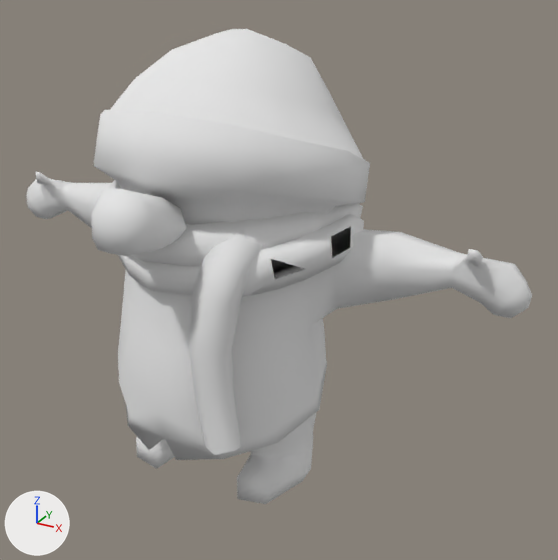
One commit to the Blender file blender/Larry.blend: the scene before it, then after it.
The view is the same before and after, from a 50 mm camera at (5.74, -9.21, 7.58) aimed at (0.79, -0.22, 3.08). Every picture has the same lights, and +X, +Y and +Z are marked at lower left. Both versions are drawn at the pose saved in each file; the numbers are the values there.

The first picture shows 'BezierCurve', 'Larry'.
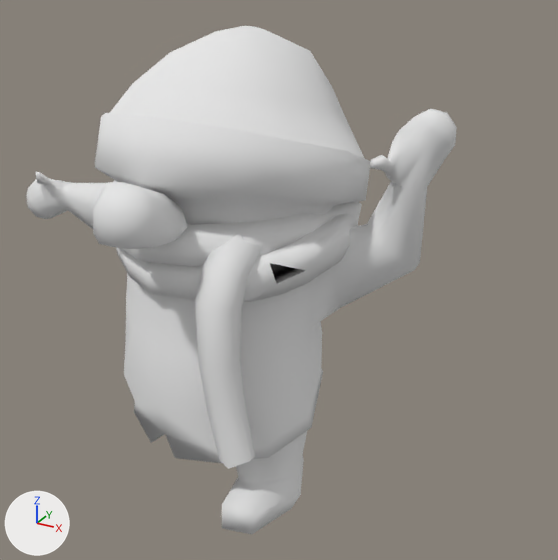
Pixel boxes [x1, y1, x2, y2] of what changed, in the pictures (558 x 560 px; the box of a moved part takes in the faces that stretch with it):
'Larry', reshaped (15% narrower, 7% taller): before [26, 29, 532, 504]; after [26, 26, 457, 534]
'BezierCurve', reshaped: before [108, 180, 364, 455]; after [113, 180, 362, 469]
part 2 of me_larry, moved or reshaped: before [91, 188, 186, 256]; after [93, 182, 188, 249]
part 3 of me_larry, moved or reshaped: before [94, 29, 532, 504]; after [95, 26, 457, 534]

Edits to the bpy script that builds the scene:
```text
Change me_mesh:
    used by ob_beziercurve; location = (1.22, -3.71, 3.21); rotation_euler = (0.0147, -0.00949, 0.0175), in degrees (0.8, -0.5, 1)
    remove me_mesh.from_pydata(...)  # 308 vertices, 300 faces; spans x -3.13..0.8, y 1.36..5.17, z -1.82..1.2
    add me_mesh.from_pydata(...)  # 308 vertices, 300 faces; spans x -3.13..0.75, y 1.17..5.16, z -1.81..1.18
    me_mesh part 1: 237 of 308 vertices moved; they spanned x -3.1..0.8, y 1.36..5.14, z -1.82..1.2 and now span x -3.1..0.75, y 1.17..5.15, z -1.81..1.18; mean shift (0.02, -0.01, -0.02); largest move (-0.45, 1.51, -1.82) -> (-0.1, 1.31, -1.81)
Change me_larry:
    used by ob_larry; location = (0.0, 0.0, 0.0)
    remove me_larry.from_pydata(...)  # 425 vertices, 422 faces; spans x -4.28..4.28, y -2.86..1.71, z -0.03..6.5
    add me_larry.from_pydata(...)  # 425 vertices, 422 faces; spans x -4.28..3.06, y -2.84..1.72, z 0.06..6.51
    me_larry part 2: the loose piece of 42 vertices spanning x -0.45..0.45, y -2.86..-1.71, z 4.07..4.96 is multiplied about its middle by the matrix ((1.0, -0.026, -0.016), (0.027, 0.996, 0.081), (0.014, -0.082, 0.997)), then moved by (0.01, 0.03, 0.04)
    me_larry part 3: 314 of 425 vertices moved; they spanned x -1.93..4.28, y -2.2..1.71, z -0.03..6.5 and now span x -1.94..3.06, y -2.18..1.72, z 0.06..6.51; mean shift (-0.17, 0.05, 0.24); largest move (4.24, 0.06, 3.32) -> (2.91, 0.29, 5.61)
```
